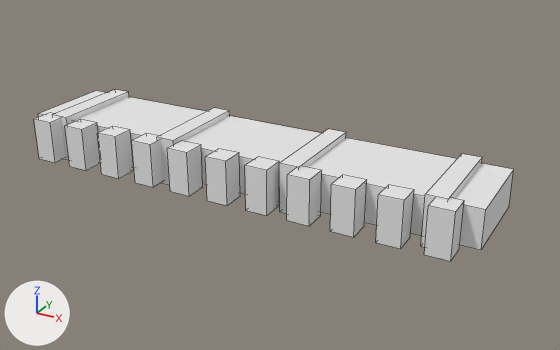
One commit to the OBJ model Content/SourceMeshes/Northern_Curtain_Wall.obj: the scene before it, then after it.
Camera for both pictures: a camera (50 mm lens) standing at (1895.0, -3414.0, 1513.0) and looking at (172.0, -283.0, -53.0). Every picture has the same lights, and +X, +Y and +Z are marked at lower left. The first picture is the older version. Mesh edges are drawn as thin lines. Where no turn or scale is listed for an object, it has been applied to the vertices.

Script lines for the objects in view, before the commit:
```python
mat_stone = principled_material('stone')
mat_stone.base_color = (0.8, 0.8, 0.8)  # white #e7e7e7
mat_stone.roughness = 1.0
me_northern_curtain_wall = bpy.data.meshes.new('Northern_Curtain_Wall')
me_northern_curtain_wall.from_pydata(...)  # 128 vertices, 96 faces; spans x -1250.0..1250.0, y -600.0..0.0, z -125.0..125.0
me_northern_curtain_wall.materials.append(mat_stone)  # white #e7e7e7
ob_northern_curtain_wall = bpy.data.objects.new('Northern_Curtain_Wall', me_northern_curtain_wall)
ob_northern_curtain_wall.location = (0.0, 0.0, 0.0)
```
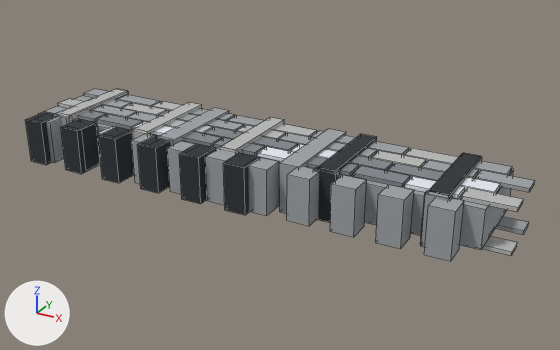
Location of each change, [x1, y1, x2, y2] in pixels of the pictures (560 x 350 px):
```json
{"object": "Northern_Curtain_Wall", "change": "recoloured, reshaped", "before": [34, 89, 514, 261], "after": [26, 89, 535, 261], "on screen": "white to grey, 6% wider"}
{"part": 1, "of": "me_northern_curtain_wall", "change": "added", "after": [495, 217, 529, 234]}
{"part": 2, "of": "me_northern_curtain_wall", "change": "added", "after": [26, 89, 535, 256]}
{"part": 3, "of": "me_northern_curtain_wall", "change": "recoloured", "before": [53, 92, 482, 201], "after": [53, 92, 482, 201]}
```

Scene script edits in JSON lines:
```json
{"op": "set", "path": "mat_stone.base_color", "old": "(0.8, 0.8, 0.8)", "new": "(0.34, 0.36, 0.38)", "note": "white #e7e7e7 -> grey #9ea2a6"}
{"op": "add", "block": "mat_snow", "code": ["mat_snow = principled_material('snow')", "mat_snow.base_color = (0.78, 0.82, 0.88)  # white #e5eaf1", "mat_snow.roughness = 0.827"]}
{"op": "add", "block": "mat_shadow", "code": ["mat_shadow = principled_material('shadow')", "mat_shadow.base_color = (0.025, 0.03, 0.035)  # dark grey #2c3035", "mat_shadow.roughness = 0.968"]}
{"op": "add", "block": "mat_stone_dark", "code": ["mat_stone_dark = principled_material('stone_dark')", "mat_stone_dark.base_color = (0.22, 0.24, 0.26)  # grey #81868b", "mat_stone_dark.roughness = 0.866"]}
{"op": "add", "block": "mat_stone_light", "code": ["mat_stone_light = principled_material('stone_light')", "mat_stone_light.base_color = (0.48, 0.49, 0.48)  # grey #b8bab8", "mat_stone_light.roughness = 0.852"]}
{"block": "me_northern_curtain_wall", "where": "# used by ob_northern_curtain_wall; location = (0.0, 0.0, 0.0)"}
{"op": "remove", "block": "me_northern_curtain_wall", "code": "me_northern_curtain_wall.from_pydata(...)  # 128 vertices, 96 faces; spans x -1250.0..1250.0, y -600.0..0.0, z -125.0..125.0"}
{"op": "add", "block": "me_northern_curtain_wall", "code": "me_northern_curtain_wall.from_pydata(...)  # 936 vertices, 702 faces; spans x -1250.0..1369.0, y -638.0..0.0, z -130.0..130.0"}
{"block": "me_northern_curtain_wall", "change": "me_northern_curtain_wall part 1: a new loose piece, a box spanning x 1131.0..1369.0, y -221.0..-125.0, z -112.0..-94.0, in mat_stone (grey #9ea2a6)"}
{"block": "me_northern_curtain_wall", "change": "me_northern_curtain_wall part 2: 568 vertices added at x -1244.0..1369.0, y -638.0..0.0, z -130.0..130.0"}
{"block": "me_northern_curtain_wall", "change": "me_northern_curtain_wall part 3: 15 faces spanning x -1100.0..1100.0, y -600.0..0.0, z -125.0..125.0 switch from mat_stone (white #e7e7e7) to mat_stone_light (grey #b8bab8)"}
{"block": "me_northern_curtain_wall", "change": "other edits to the shape of me_northern_curtain_wall do not show in these pictures"}
{"op": "add", "block": "me_northern_curtain_wall", "code": "me_northern_curtain_wall.materials.append(mat_stone_dark)  # grey #81868b"}
{"op": "add", "block": "me_northern_curtain_wall", "code": "me_northern_curtain_wall.materials.append(mat_snow)  # white #e5eaf1"}
{"op": "add", "block": "me_northern_curtain_wall", "code": "me_northern_curtain_wall.materials.append(mat_shadow)  # dark grey #2c3035"}
```
